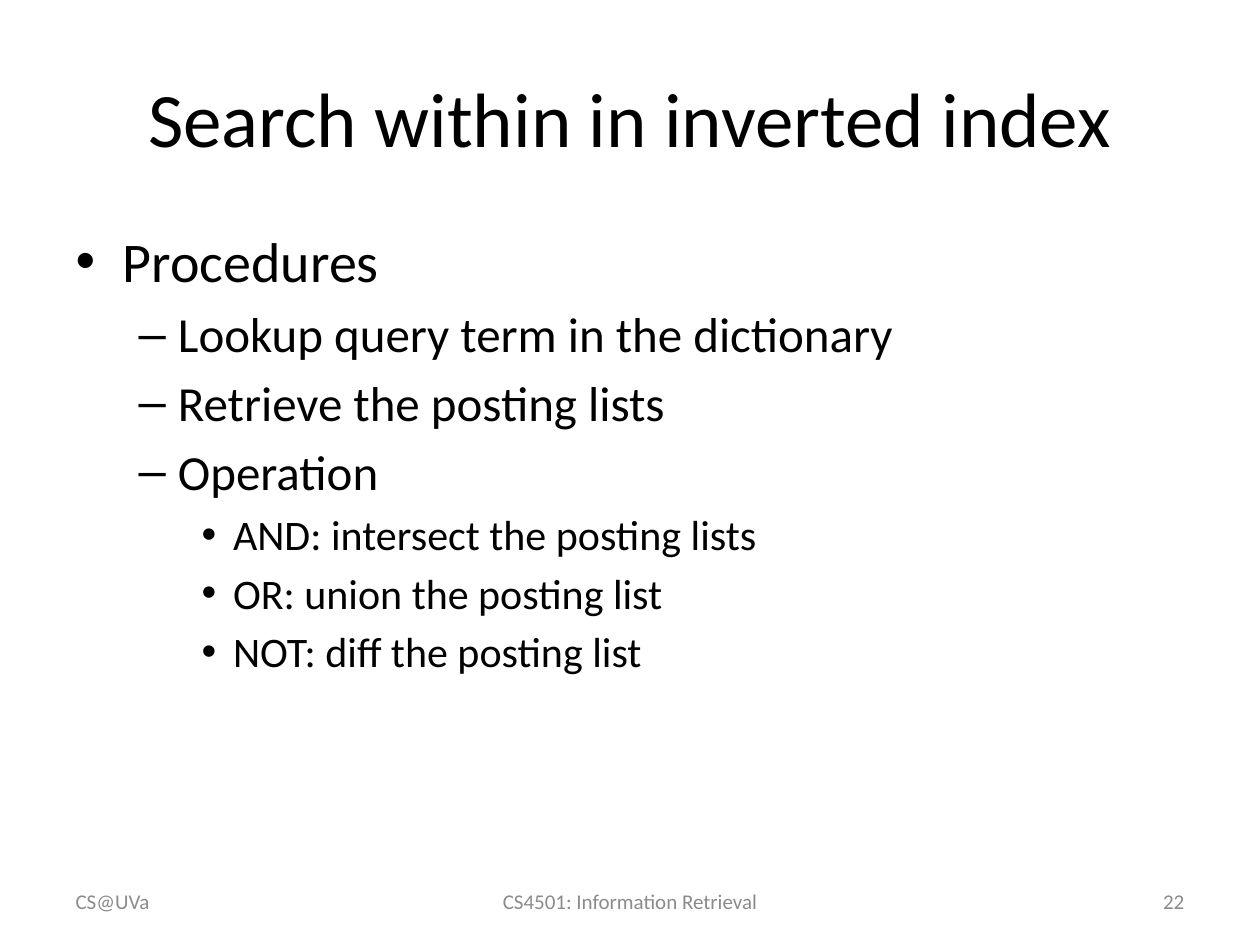
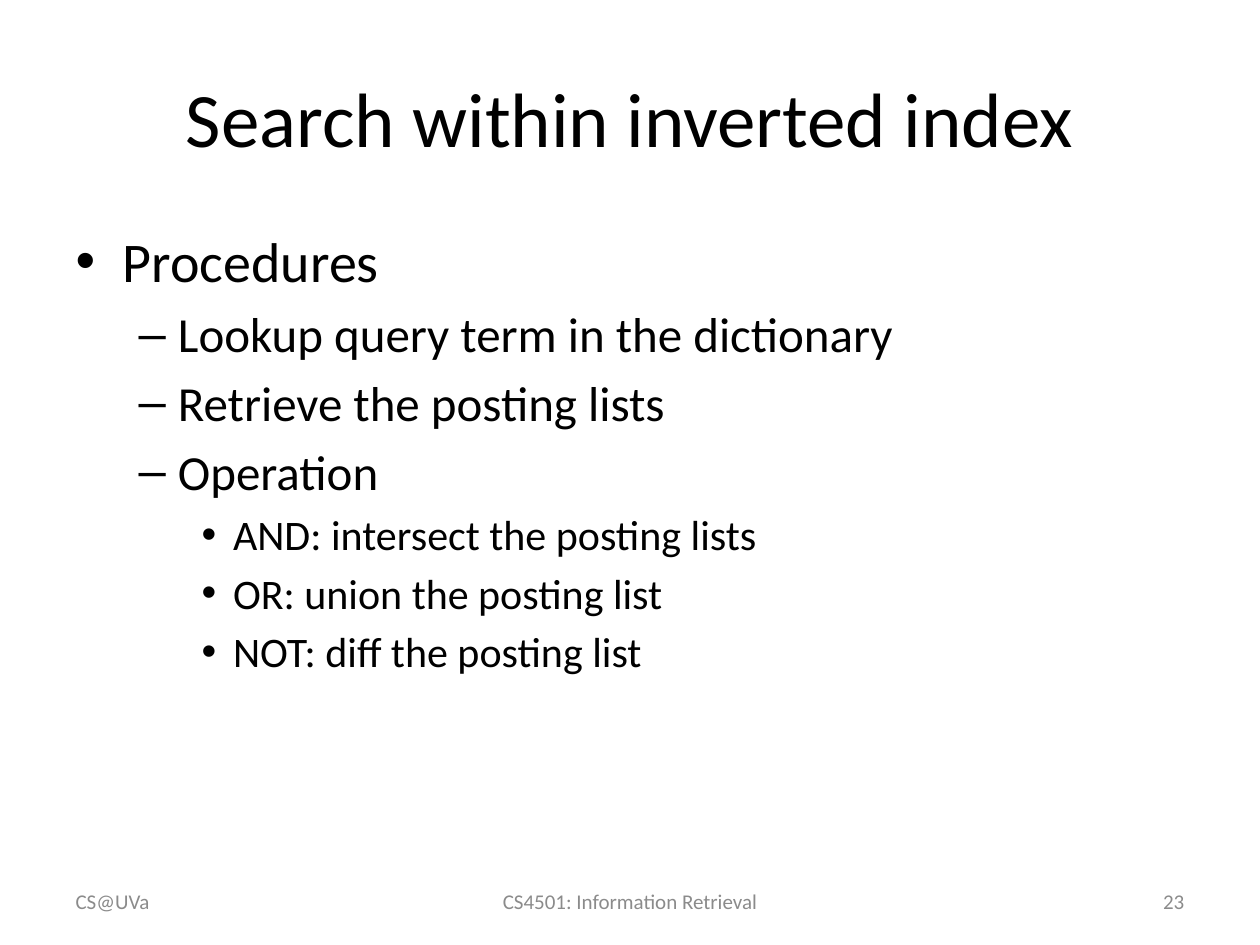
Before and after one commit to wang296/IR2015, a slide deck: slide 23 of docs/Inverted Index.pptx (slide 22 before the commit). Drawn at 1260x945 pixels with LibreOffice and Linux fonts; fonts in the diff are those of the drawing. Boxes give left, top, right and bottom in pixels: in the first picture for what was removed or moved away, otherwise in the second. Text is boxed around its words. In the diff, an @@ line names an element or a change of style, - is before the commit and + after.

```diff
--- a/docs/Inverted Index.pptx
+++ b/docs/Inverted Index.pptx
@@ title at bbox=[186, 93, 1073, 148]: text changed @@
-Search within in inverted index
+Search within inverted index
@@ page number at bbox=[1163, 895, 1184, 909]: text changed @@
-22
+23
```
Also in this commit, not shown: 2 other slides changed, 1 slide added, 5 other files.
